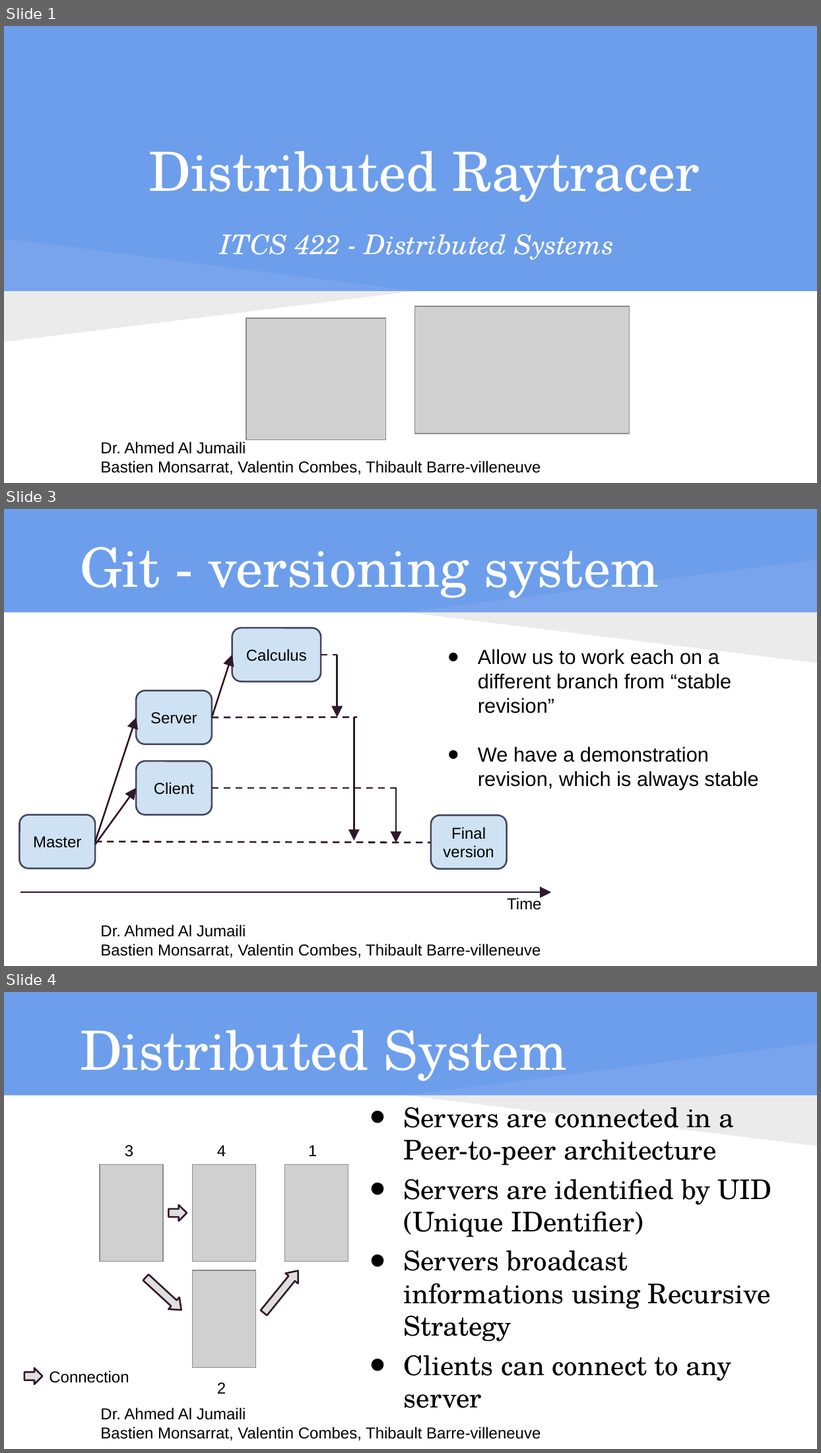
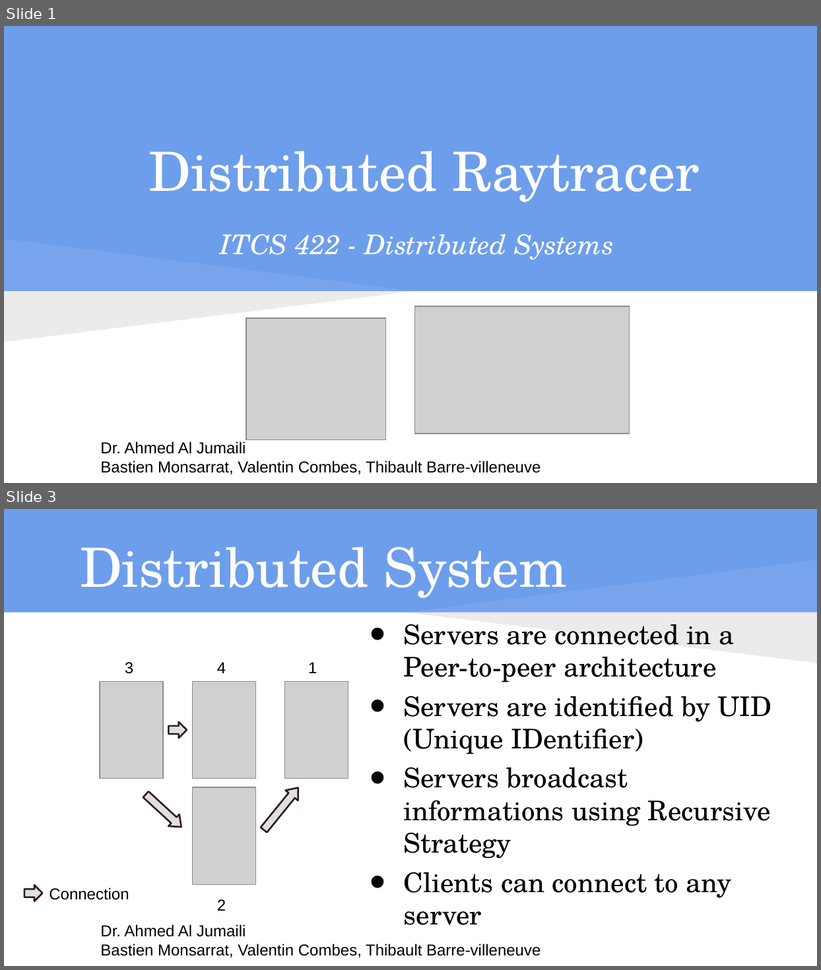
Before and after one commit to isundil/drt, a slide deck: Presentation DS - drt.pptx. Shown one above the other, each under a label of ours: slides 1, 3 and 4 before the commit, slides 1 and 3 after it; the slides between them are not shown. The pictures are 821x1453 and 821x970 pixels, drawn with LibreOffice and Linux fonts; fonts in the diff are those of the drawing; grey boxes stand for pictures. Boxes give left, top, right and bottom in pixels: in the first picture for what was removed or moved away, otherwise in the second. Text is boxed around its words. In the diff, an @@ line names an element or a change of style, - is before the commit and + after.

```diff
--- a/Presentation DS - drt.pptx
+++ b/Presentation DS - drt.pptx
@@ slide 3 removed at (4,509,817,966), background #6D9EEB; not listed: 4 template elements that a slide beside it also shows @@
@@ title removed at (80,547,659,598) @@
-Git - versioning system
@@ rounded rectangle removed at (232,628,321,681) @@
-Calculus
@@ arrow removed from (212, 718) to (232, 655) @@
@@ line removed from (321, 655) to (337, 655) @@
@@ arrow removed from (337, 655) to (337, 717) @@
@@ text removed at (478,649,759,789) @@
-● Allow us to work each on a different branch from “stable revision”
-● We have a demonstration revision, which is always stable
@@ rounded rectangle removed at (137,691,212,745) @@
-Server
@@ arrow removed from (95, 842) to (137, 718) @@
@@ line removed from (212, 718) to (357, 717) @@
@@ arrow removed from (354, 716) to (354, 841) @@
@@ rounded rectangle removed at (137,761,212,815) @@
-Client
@@ arrow removed from (95, 845) to (137, 788) @@
@@ line removed from (212, 788) to (401, 788) @@
@@ arrow removed from (396, 789) to (396, 843) @@
@@ rounded rectangle removed at (19,815,95,869) @@
-Master
@@ rounded rectangle removed at (431,815,506,869) @@
-Final version
@@ line removed from (95, 842) to (431, 843) @@
@@ arrow removed from (21, 893) to (551, 893) @@
@@ text removed at (507,897,541,910) @@
-Time
@@ what was slide 4 is now slide 3 @@
```
Also in this commit, not shown: 4 slides changed, 1 slide added, 4 other slides removed.
